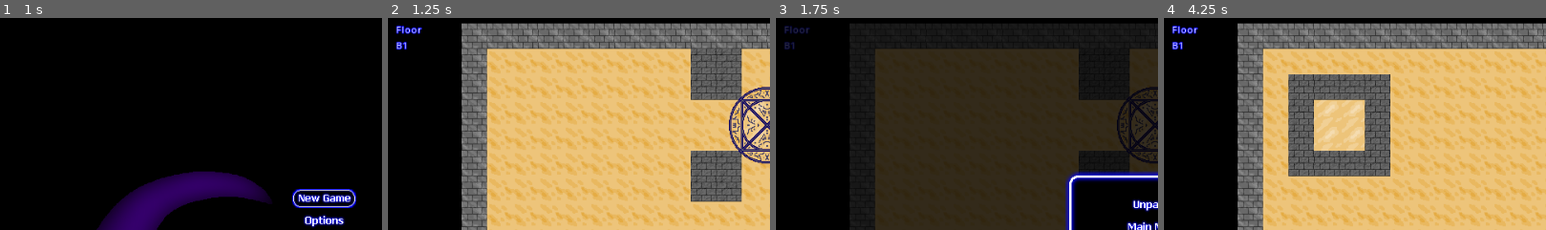
Above: before the commit, frames 1-4 (left to right).
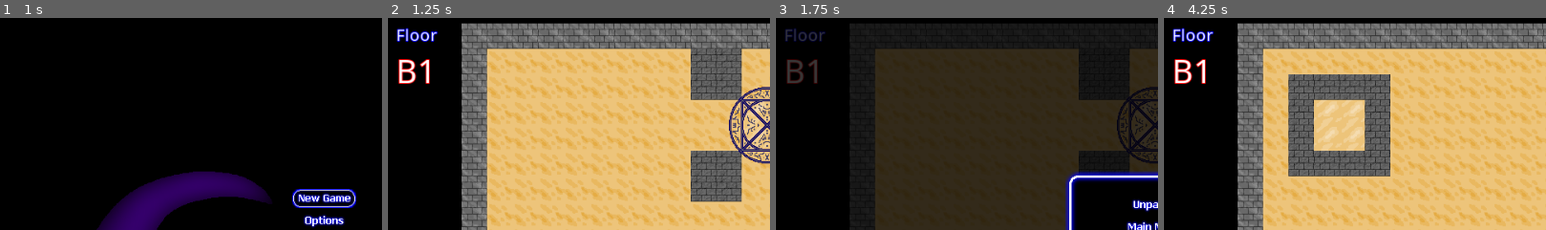
Above: after the commit, the same moments.

Repository: alpacanumerals/LD51
Game: Godot game, scene res://Title.tscn
Two runs of this game, one before a commit and one after it. Both use one fixed random seed, a clock stepped at 60 frames per second and the inputs below.
Inputs (mouse positions are % of the whole screen's width and height, from its top left):
- Up to frame 1 (1 s): click (43, 43) at 0.5 s
- Up to frame 2 (1.25 s): no input
- Up to frame 3 (1.75 s): tap Enter at 1.25 s; move the mouse to (72, 44) at 1.27 s; hold Right (ui_right) from 1.28 s (still down); tap P at 1.35 s; click (72, 44) at 1.42 s
- Up to frame 4 (4.25 s): release Right (ui_right) at 2 s; click (50, 55) at 2 s; click (50, 49) at 2.75 s; click (43, 43) at 3.5 s
The pictures show only the part of the screen within x 0-50%, y 0-50%; the shares and areas given below are measured in that part.

Frame 1 is identical in both runs. In frame 2, 1.2% of the frame differs, in the area x 2-13%, y 3-32%; in frame 3, 1.0%; in frame 4, 1.2%.

Commit message:
floor label style

Diff:
--- /dev/null
+++ b/fonts/OpenSans-name-big.tres
@@ -0,0 +1,11 @@
+[gd_resource type="DynamicFont" load_steps=2 format=2]
+
+[ext_resource path="res://fonts/OpenSans-Regular.ttf" type="DynamicFontData" id=1]
+
+[resource]
+size = 20
+outline_size = 1
+outline_color = Color( 0, 0, 1, 1 )
+use_filter = true
+extra_spacing_char = 1
+font_data = ExtResource( 1 )
--- /dev/null
+++ b/fonts/OpenSans-name-bigger.tres
@@ -0,0 +1,11 @@
+[gd_resource type="DynamicFont" load_steps=2 format=2]
+
+[ext_resource path="res://fonts/OpenSans-Regular.ttf" type="DynamicFontData" id=1]
+
+[resource]
+size = 40
+outline_size = 1
+outline_color = Color( 1, 0, 0, 1 )
+use_filter = true
+extra_spacing_char = 1
+font_data = ExtResource( 1 )
--- a/level/Game.tscn
+++ b/level/Game.tscn
@@ -1,11 +1,12 @@
-[gd_scene load_steps=8 format=2]
+[gd_scene load_steps=9 format=2]
 
 [ext_resource path="res://level/PlayArea.tscn" type="PackedScene" id=1]
 [ext_resource path="res://art/bar.png" type="Texture" id=2]
 [ext_resource path="res://art/barfill.png" type="Texture" id=3]
 [ext_resource path="res://level/timeprogress.gd" type="Script" id=4]
-[ext_resource path="res://fonts/OpenSans-name.tres" type="DynamicFont" id=5]
+[ext_resource path="res://fonts/OpenSans-name-bigger.tres" type="DynamicFont" id=5]
 [ext_resource path="res://level/floornumber.gd" type="Script" id=6]
+[ext_resource path="res://fonts/OpenSans-name-big.tres" type="DynamicFont" id=7]
 [ext_resource path="res://level/game.gd" type="Script" id=8]
 
 [node name="GameRoot" type="Node"]
@@ -35,15 +36,16 @@
 
 [node name="FloorText" type="Label" parent="MarginContainer/HBoxContainer/Left Bar"]
 margin_right = 78.0
-margin_bottom = 16.0
-custom_fonts/font = ExtResource( 5 )
+margin_bottom = 28.0
+custom_fonts/font = ExtResource( 7 )
 text = "Floor"
 
 [node name="FloorNumber" type="Label" parent="MarginContainer/HBoxContainer/Left Bar"]
-margin_top = 20.0
+margin_top = 32.0
 margin_right = 78.0
-margin_bottom = 36.0
+margin_bottom = 87.0
 custom_fonts/font = ExtResource( 5 )
+text = "B0"
 script = ExtResource( 6 )
 
 [node name="PlayArea" parent="MarginContainer/HBoxContainer" instance=ExtResource( 1 )]
